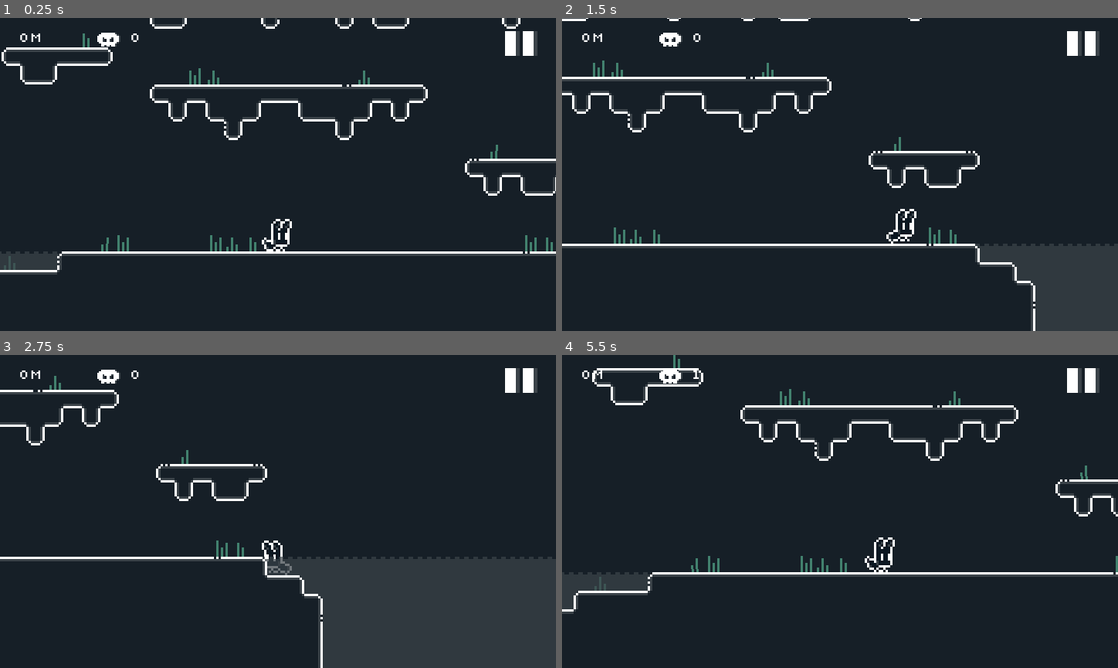
Above: before the commit, frames 1-4 (two rows, left to right).
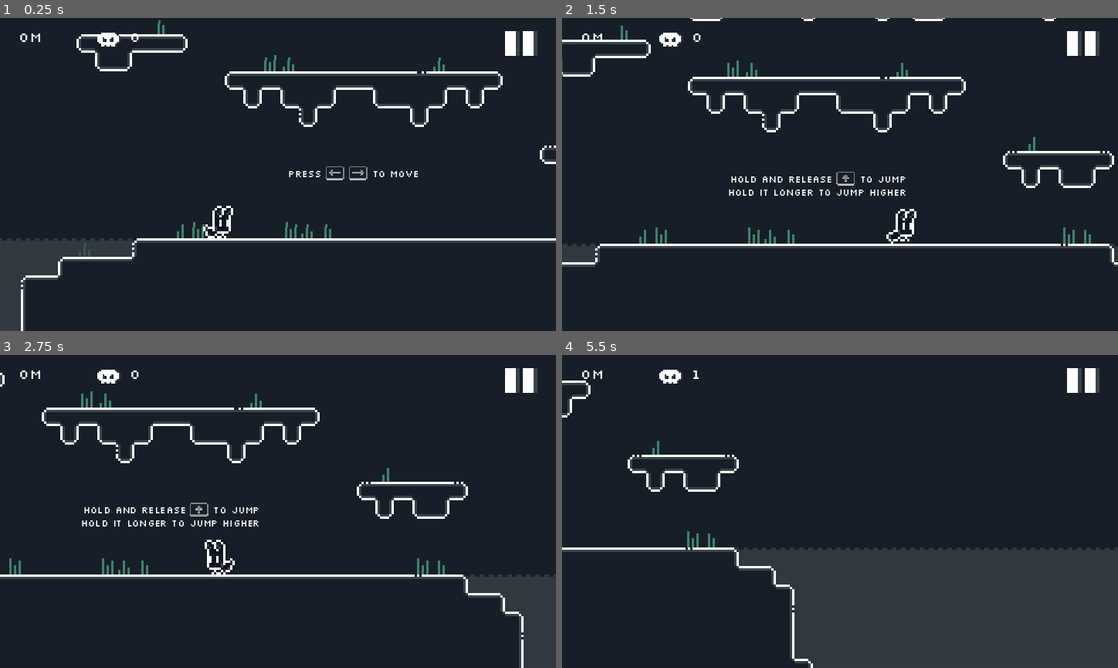
Above: after the commit, the same moments.

Repository: adityarahmanda/RabvantureGodot
Game: Godot game, scene res://Scenes/Game.tscn
Two runs of this game, one before a commit and one after it. Both use one fixed random seed, a clock stepped at 60 frames per second and the inputs below.
Inputs:
- Up to frame 1 (0.25 s): no input
- Up to frame 2 (1.5 s): hold Right (ui_right) from 0.53 s (still down); tap Space (ui_select) at 0.77 s
- Up to frame 3 (2.75 s): tap Space (ui_select) at 1.52 s; release Right (ui_right) at 2.03 s; hold Left (ui_left) from 2.03 s (still down)
- Up to frame 4 (5.5 s): release Left (ui_left) at 2.78 s; hold Right (ui_right) 2.78-4.28 s; tap Space (ui_select) at 3.02, 3.77, 4.52 s; hold Left (ui_left) 4.28-5.03 s; hold Right (ui_right) from 5.03 s (still down)

The runs differ from the first frame. In frame 1, 11% of the frame differs, in the area x 0-100%, y 0-100%; in frame 2, 12%; in frame 3, 19%; in frame 4, 29%.

Commit message:
implement tutorial manager

Diff:
--- /dev/null
+++ b/Components/TutorialManager.tscn
@@ -0,0 +1,61 @@
+[gd_scene load_steps=7 format=3 uid="uid://b2ybqbou1we7y"]
+
+[ext_resource type="Script" path="res://Scripts/_Core/TutorialManager.gd" id="1_otsab"]
+[ext_resource type="Texture2D" uid="uid://cstfx8xbjy1ce" path="res://Sprites/SpriteAtlas/LeftInputButton.tres" id="2_l3073"]
+[ext_resource type="Texture2D" uid="uid://l0gsbd8ud23h" path="res://Sprites/SpriteAtlas/RightInputButton.tres" id="3_4vkom"]
+[ext_resource type="Texture2D" uid="uid://b5ki4c688fvaf" path="res://Sprites/SpriteAtlas/JumpInputButton.tres" id="4_6dsrm"]
+
+[sub_resource type="RectangleShape2D" id="RectangleShape2D_fs54y"]
+size = Vector2(112, 73)
+
+[sub_resource type="RectangleShape2D" id="RectangleShape2D_p7tmq"]
+size = Vector2(112, 73)
+
+[node name="TutorialManager" type="Node2D"]
+script = ExtResource("1_otsab")
+move_left_image = ExtResource("2_l3073")
+move_right_image = ExtResource("3_4vkom")
+jump_image = ExtResource("4_6dsrm")
+
+[node name="Move Tutorial Area" type="Area2D" parent="."]
+position = Vector2(-37, -26)
+
+[node name="CollisionShape2D" type="CollisionShape2D" parent="Move Tutorial Area"]
+position = Vector2(-11, 0)
+shape = SubResource("RectangleShape2D_fs54y")
+
+[node name="Jump Tutorial Area" type="Area2D" parent="."]
+position = Vector2(87, -26)
+
+[node name="CollisionShape2D" type="CollisionShape2D" parent="Jump Tutorial Area"]
+position = Vector2(-22, 0)
+shape = SubResource("RectangleShape2D_p7tmq")
+
+[node name="Control" type="Control" parent="."]
+layout_mode = 3
+anchors_preset = 0
+offset_left = -50.0
+offset_top = -26.0
+offset_right = 50.0
+offset_bottom = -10.0
+
+[node name="TutorialLabel" type="RichTextLabel" parent="Control"]
+unique_name_in_owner = true
+layout_mode = 1
+anchors_preset = 14
+anchor_top = 0.5
+anchor_right = 1.0
+anchor_bottom = 0.5
+offset_top = -5.5
+offset_bottom = 5.5
+grow_horizontal = 2
+grow_vertical = 2
+bbcode_enabled = true
+text = "[center][font_size=4]Hold and Release [Jump] to Jump
+Hold it longer to Jump Higher[/font_size][/center]"
+scroll_active = false
+
+[connection signal="body_entered" from="Move Tutorial Area" to="." method="_on_move_tutorial_area_body_entered"]
+[connection signal="body_exited" from="Move Tutorial Area" to="." method="_on_move_tutorial_area_body_exited"]
+[connection signal="body_entered" from="Jump Tutorial Area" to="." method="_on_jump_tutorial_area_body_entered"]
+[connection signal="body_exited" from="Jump Tutorial Area" to="." method="_on_jump_tutorial_area_body_exited"]
--- a/Components/UI/GameUIInput.tscn
+++ b/Components/UI/GameUIInput.tscn
@@ -9,10 +9,10 @@
 [ext_resource type="Texture2D" uid="uid://clq3kkw0fbt6s" path="res://Sprites/SpriteAtlas/JumpPressedInputButton.tres" id="7_8il7a"]
 
 [sub_resource type="RectangleShape2D" id="RectangleShape2D_sw046"]
-size = Vector2(17.5, 20)
+size = Vector2(19, 20)
 
 [sub_resource type="RectangleShape2D" id="RectangleShape2D_wws6h"]
-size = Vector2(17.5, 20)
+size = Vector2(19, 20)
 
 [sub_resource type="RectangleShape2D" id="RectangleShape2D_4vy7o"]
 size = Vector2(25, 20)
@@ -32,14 +32,14 @@
 anchor_top = 1.0
 anchor_bottom = 1.0
 offset_left = 16.0
-offset_top = -31.0
-offset_right = 66.0
-offset_bottom = -12.0
+offset_top = -35.0
+offset_right = 79.0
+offset_bottom = -11.0
 grow_vertical = 0
 
 [node name="LeftInputButton" type="TouchScreenButton" parent="BottomLeftContainer"]
 unique_name_in_owner = true
-scale = Vector2(1.5, 1.5)
+scale = Vector2(1.8, 1.8)
 texture_normal = ExtResource("2_qcab3")
 texture_pressed = ExtResource("3_eikkm")
 shape = SubResource("RectangleShape2D_sw046")
@@ -47,8 +47,8 @@
 
 [node name="RightInputButton" type="TouchScreenButton" parent="BottomLeftContainer"]
 unique_name_in_owner = true
-position = Vector2(26, 0)
-scale = Vector2(1.5, 1.5)
+position = Vector2(34, 0)
+scale = Vector2(1.8, 1.8)
 texture_normal = ExtResource("4_rt6jr")
 texture_pressed = ExtResource("5_d00bu")
 shape = SubResource("RectangleShape2D_wws6h")
@@ -62,15 +62,15 @@
 anchor_right = 1.0
 anchor_bottom = 1.0
 offset_left = -47.0
-offset_top = -31.0
-offset_right = -24.0
+offset_top = -35.0
+offset_right = -18.0
 offset_bottom = -12.0
 grow_horizontal = 0
 grow_vertical = 0
 
 [node name="JumpInputButton" type="TouchScreenButton" parent="BottomRightContainer"]
 unique_name_in_owner = true
-scale = Vector2(1.5, 1.5)
+scale = Vector2(1.8, 1.8)
 texture_normal = ExtResource("6_xgaoa")
 texture_pressed = ExtResource("7_8il7a")
 shape = SubResource("RectangleShape2D_4vy7o")
--- a/Scenes/Game.tscn
+++ b/Scenes/Game.tscn
@@ -8,6 +8,7 @@
 [ext_resource type="PackedScene" uid="uid://8dxu3a8poib7" path="res://Components/Entities/Player.tscn" id="3_qlgy4"]
 [ext_resource type="PackedScene" uid="uid://dplxuau61pgqk" path="res://Components/Entities/EnemyRat.tscn" id="4_wt5pl"]
 [ext_resource type="PackedScene" uid="uid://co68gj4myluc8" path="res://Components/AudioManager.tscn" id="5_hcdug"]
+[ext_resource type="PackedScene" uid="uid://b2ybqbou1we7y" path="res://Components/TutorialManager.tscn" id="6_3uky4"]
 [ext_resource type="PackedScene" uid="uid://r4665fd8w4ud" path="res://Components/Entities/EnemyBat.tscn" id="12_nfxt6"]
 
 [sub_resource type="Curve2D" id="Curve2D_ivlso"]
@@ -47,13 +48,15 @@
 
 [node name="AudioManager" parent="Services" instance=ExtResource("5_hcdug")]
 
+[node name="TutorialManager" parent="Services" instance=ExtResource("6_3uky4")]
+
 [node name="World" parent="." instance=ExtResource("2_kj4xq")]
 
 [node name="Spawn Position" type="Node2D" parent="."]
 position = Vector2(171, -1002)
 
 [node name="Player" parent="." instance=ExtResource("3_qlgy4")]
-position = Vector2(-1, -18)
+position = Vector2(-59, 1)
 
 [node name="EnemyRat" parent="." instance=ExtResource("4_wt5pl")]
 position = Vector2(61, -339)
@@ -152,6 +155,7 @@
 [node name="StateMachine" parent="EnemyBat12" index="5" node_paths=PackedStringArray("state")]
 state = NodePath("IdleState")
 
+[editable path="Services/TutorialManager"]
 [editable path="EnemyBat3"]
 [editable path="EnemyBat4"]
 [editable path="EnemyBat5"]
--- a/Scripts/Player/PlayerAnimation.gd
+++ b/Scripts/Player/PlayerAnimation.gd
@@ -17,5 +17,4 @@
 	else:
 		currentAnimation = "Fall" if player.velocity.y > 0.0 else "Jump"
 
-	print_debug(currentAnimation)
 	play(currentAnimation)
--- /dev/null
+++ b/Scripts/_Core/TutorialManager.gd
@@ -0,0 +1,49 @@
+extends Node2D
+class_name TutorialManager
+
+@onready var tutorial_label:RichTextLabel = %TutorialLabel
+
+@export var move_left_image:Texture2D
+@export var move_right_image:Texture2D
+@export var jump_image:Texture2D
+
+var is_show_move_tutorial:bool = false
+var is_show_jump_tutorial:bool = false
+
+func _ready():
+	is_show_move_tutorial = true
+	on_player_entered_or_exited()
+
+func on_player_entered_or_exited():
+	if (is_show_jump_tutorial):
+		set_tutorial_label_text("Hold and Release %s to Jump\nHold it longer to Jump Higher" % get_image_text(jump_image))
+	elif (is_show_move_tutorial):
+		set_tutorial_label_text("Press %s %s to Move" % [get_image_text(move_left_image), get_image_text(move_right_image)])
+
+func get_image_text(image:Texture2D) -> String:
+	if (image == null): return ""
+	return "[img=8]" + image.resource_path + "[/img]"
+
+func set_tutorial_label_text(text:String):
+	text = "[center][font_size=4]" + text + "[/font_size][/center]"
+	tutorial_label.text = text
+
+func _on_move_tutorial_area_body_entered(body):
+	if (body.name != "Player"): return
+	is_show_move_tutorial = true
+	on_player_entered_or_exited()
+
+func _on_move_tutorial_area_body_exited(body):
+	if (body.name != "Player"): return
+	is_show_move_tutorial = false
+	on_player_entered_or_exited()
+
+func _on_jump_tutorial_area_body_entered(body):
+	if (body.name != "Player"): return
+	is_show_jump_tutorial = true
+	on_player_entered_or_exited()
+
+func _on_jump_tutorial_area_body_exited(body):
+	if (body.name != "Player"): return
+	is_show_jump_tutorial = false
+	on_player_entered_or_exited()
Not shown: 1 places in Scenes/Game.tscn that only renumber resources
